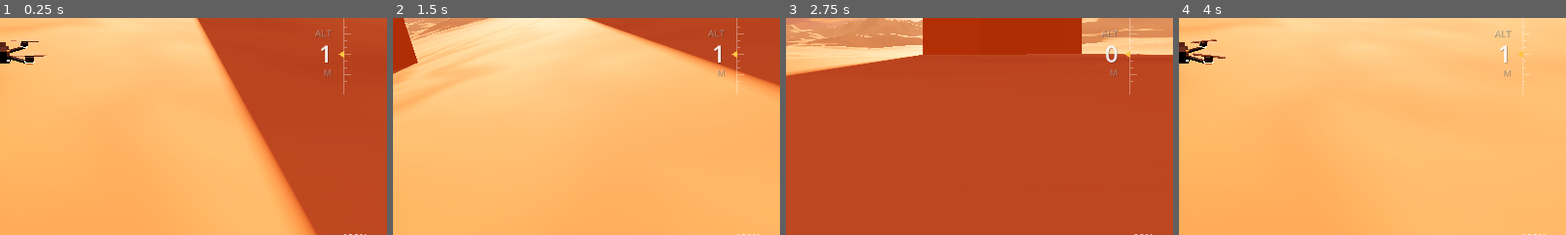
Above: before the commit, frames 1-4 (left to right).
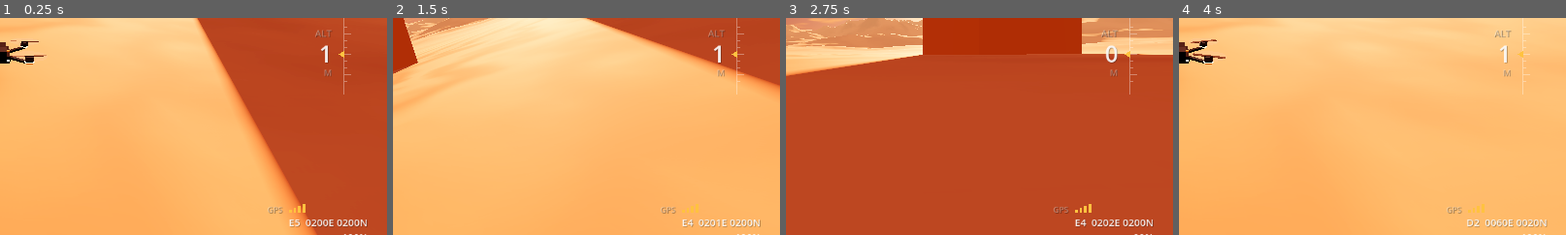
Above: after the commit, the same moments.

Repository: avdrav1/drone-sports
Game: Godot game, scene res://scenes/debug_flight.tscn
Two runs of this game, one before a commit and one after it. Both use one fixed random seed, a clock stepped at 60 frames per second and the inputs below.
Inputs (mouse positions are % of the whole screen's width and height, from its top left):
- Up to frame 1 (0.25 s): no input
- Up to frame 2 (1.5 s): click "Expert: all assists off" at 0.5 s; tap Enter (ui_accept) at 1.25 s; move the mouse to (72, 45) at 1.27 s; hold Right (roll_right) from 1.28 s (still down); hold C (cycle_camera) from 1.28 s (still down); click (72, 45) at 1.42 s
- Up to frame 3 (2.75 s): tap Enter (ui_accept) at 1.52 s; release Right (roll_right) at 2 s; release C (cycle_camera) at 2 s; drag from (30, 55) to (45, 70) at 2.02 s
- Up to frame 4 (4 s): move the mouse to (60, 28) at 2.77 s; hold Right (roll_right) 2.78-3.5 s; hold J (start_sample_job) 2.78-3.5 s; tap Enter (ui_accept) at 3.5 s; drag from (45, 70) to (20, 35) at 3.52 s
The pictures show only the part of the screen within x 50-100%, y 42-92%; the shares and areas given below are measured in that part.

The runs differ from the first frame. In frame 1, 0.7% of the frame differs, in the area x 69-95%, y 85-97%; in frame 2, 0.6%; in frame 3, 0.7%; in frame 4, 0.6%.

Commit message:
Story 10.1: Map data and GPS readout
Co-Authored-By: Claude Opus 5.5 <noreply@anthropic.com>

Diff:
--- /dev/null
+++ b/data/maps/delivery_yard.tres
@@ -0,0 +1,12 @@
+[gd_resource type="Resource" script_class="MapData" load_steps=2 format=3]
+
+[ext_resource type="Script" path="res://scripts/nav/map_data.gd" id="1_map"]
+
+[resource]
+script = ExtResource("1_map")
+title = "Delivery yard"
+bounds = Rect2(-60, -100, 120, 120)
+cell_size = 20.0
+landmarks = {
+"Yard": Vector3(0, 0, 0), "Wall": Vector3(0, 0, -25)
+}
--- /dev/null
+++ b/data/maps/sandbox.tres
@@ -0,0 +1,12 @@
+[gd_resource type="Resource" script_class="MapData" load_steps=2 format=3]
+
+[ext_resource type="Script" path="res://scripts/nav/map_data.gd" id="1_map"]
+
+[resource]
+script = ExtResource("1_map")
+title = "Sandbox"
+bounds = Rect2(-200, -200, 400, 400)
+cell_size = 50.0
+landmarks = {
+"Spawn": Vector3(0, 0, 0)
+}
--- /dev/null
+++ b/data/maps/test_loop.tres
@@ -0,0 +1,12 @@
+[gd_resource type="Resource" script_class="MapData" load_steps=2 format=3]
+
+[ext_resource type="Script" path="res://scripts/nav/map_data.gd" id="1_map"]
+
+[resource]
+script = ExtResource("1_map")
+title = "Test loop"
+bounds = Rect2(-100, -100, 120, 120)
+cell_size = 20.0
+landmarks = {
+"Start line": Vector3(0, 0, -40)
+}
--- a/scenes/debug_flight.tscn
+++ b/scenes/debug_flight.tscn
@@ -15,6 +15,8 @@
 [ext_resource type="PackedScene" path="res://scenes/world/golden_hour.tscn" id="90_world"]
 [ext_resource type="PackedScene" path="res://scenes/world/desert.tscn" id="91_desert"]
 [ext_resource type="Script" path="res://scripts/ui/flight_hud.gd" id="92_hud"]
+[ext_resource type="Script" path="res://scripts/nav/gps.gd" id="80_gps"]
+[ext_resource type="Resource" path="res://data/maps/sandbox.tres" id="81_map"]
 
 [sub_resource type="BoxShape3D" id="box_shape"]
 size = Vector3(4, 4, 4)
@@ -89,9 +91,14 @@
 chase_distance = 1.5
 chase_height = 0.45
 
+[node name="Gps" type="Node" parent="." node_paths=PackedStringArray("drone")]
+script = ExtResource("80_gps")
+map = ExtResource("81_map")
+drone = NodePath("../Drone")
+
 [node name="HUD" type="CanvasLayer" parent="."]
 
-[node name="Flight" type="Control" parent="HUD" node_paths=PackedStringArray("drone")]
+[node name="Flight" type="Control" parent="HUD" node_paths=PackedStringArray("gps", "drone")]
 layout_mode = 3
 anchors_preset = 15
 anchor_right = 1.0
@@ -100,6 +107,7 @@
 grow_vertical = 2
 mouse_filter = 2
 script = ExtResource("92_hud")
+gps = NodePath("../../Gps")
 drone = NodePath("../../Drone")
 title = "Sandbox"
 
--- a/scenes/jobs/sample_delivery.tscn
+++ b/scenes/jobs/sample_delivery.tscn
@@ -12,6 +12,9 @@
 [ext_resource type="PackedScene" path="res://scenes/world/golden_hour.tscn" id="90_world"]
 [ext_resource type="PackedScene" path="res://scenes/world/desert.tscn" id="91_desert"]
 [ext_resource type="Script" path="res://scripts/ui/flight_hud.gd" id="92_hud"]
+[ext_resource type="Script" path="res://scripts/nav/gps.gd" id="80_gps"]
+[ext_resource type="Resource" path="res://data/maps/delivery_yard.tres" id="81_map"]
+[ext_resource type="Script" path="res://scripts/nav/map_marker.gd" id="82_marker"]
 
 [sub_resource type="BoxShape3D" id="wall_shape"]
 size = Vector3(16, 8, 2)
@@ -102,6 +105,12 @@
 [node name="Target" type="Marker3D" parent="DropPad"]
 transform = Transform3D(1, 0, 0, 0, 1, 0, 0, 0, 1, 0, 1.5, 0)
 
+[node name="MapMarker" type="Node3D" parent="DropPad"]
+script = ExtResource("82_marker")
+kind = &"drop"
+label = "Drop pad"
+icon = &"square"
+
 [node name="Drone" parent="." node_paths=PackedStringArray("intent_source") instance=ExtResource("1_drone")]
 transform = Transform3D(1, 0, 0, 0, 1, 0, 0, 0, 1, 0, 1, 0)
 intent_source = NodePath("PilotInput")
@@ -114,9 +123,14 @@
 chase_distance = 1.5
 chase_height = 0.45
 
+[node name="Gps" type="Node" parent="." node_paths=PackedStringArray("drone")]
+script = ExtResource("80_gps")
+map = ExtResource("81_map")
+drone = NodePath("../Drone")
+
 [node name="HUD" type="CanvasLayer" parent="."]
 
-[node name="Flight" type="Control" parent="HUD" node_paths=PackedStringArray("drone", "runner")]
+[node name="Flight" type="Control" parent="HUD" node_paths=PackedStringArray("gps", "drone", "runner")]
 layout_mode = 3
 anchors_preset = 15
 anchor_right = 1.0
@@ -125,6 +139,7 @@
 grow_vertical = 2
 mouse_filter = 2
 script = ExtResource("92_hud")
+gps = NodePath("../../Gps")
 drone = NodePath("../../Drone")
 runner = NodePath("../../JobRunner")
 
--- a/scenes/jobs/test_race.tscn
+++ b/scenes/jobs/test_race.tscn
@@ -19,6 +19,8 @@
 [ext_resource type="Script" path="res://scripts/ui/race_hud.gd" id="17_racehud"]
 [ext_resource type="Script" path="res://scripts/ui/arcade_bezel.gd" id="18_bezel"]
 [ext_resource type="Resource" path="res://data/framing/act1.tres" id="19_act1frame"]
+[ext_resource type="Script" path="res://scripts/nav/gps.gd" id="80_gps"]
+[ext_resource type="Resource" path="res://data/maps/test_loop.tres" id="81_map"]
 
 [node name="TestRace" type="Node3D"]
 
@@ -72,9 +74,14 @@
 chase_distance = 1.5
 chase_height = 0.45
 
+[node name="Gps" type="Node" parent="." node_paths=PackedStringArray("drone")]
+script = ExtResource("80_gps")
+map = ExtResource("81_map")
+drone = NodePath("../Drone")
+
 [node name="HUD" type="CanvasLayer" parent="."]
 
-[node name="Flight" type="Control" parent="HUD" node_paths=PackedStringArray("drone", "runner")]
+[node name="Flight" type="Control" parent="HUD" node_paths=PackedStringArray("gps", "drone", "runner")]
 layout_mode = 3
 anchors_preset = 15
 anchor_right = 1.0
@@ -83,6 +90,7 @@
 grow_vertical = 2
 mouse_filter = 2
 script = ExtResource("8_hud")
+gps = NodePath("../../Gps")
 drone = NodePath("../../Drone")
 runner = NodePath("../../JobRunner")
 
--- /dev/null
+++ b/scripts/nav/gps.gd
@@ -0,0 +1,21 @@
+class_name Gps
+extends Node
+# The drone's GPS fix on a MapData grid. Signal is always full for now;
+# jamming zones (Story 10.5) will lower it. Reads only: never moves the drone.
+
+@export var map: MapData
+@export var drone: Node3D
+
+## 0 (no fix) to 1 (full).
+func signal_strength() -> float:
+	return 1.0
+
+func grid_ref() -> String:
+	return map.grid_ref(drone.global_position) if map and drone else "--"
+
+## Cell plus metres east and north, e.g. "C4  0123E 0456N".
+func readout() -> String:
+	if map == null or drone == null:
+		return "NO MAP"
+	var m := map.grid_metres(drone.global_position)
+	return "%s  %04dE %04dN" % [grid_ref(), roundi(m.x), roundi(m.y)]
--- /dev/null
+++ b/scripts/nav/map_data.gd
@@ -0,0 +1,26 @@
+class_name MapData
+extends Resource
+# A flying area as the map sees it: bounds, a GPS grid, and named landmarks.
+# The grid origin is the south-west corner of `bounds`. Columns are letters
+# running east, rows are numbers running north from 1. North is -Z.
+
+@export var title := ""
+## The area on the ground: position is the (min x, min z) corner, size in m.
+@export var bounds := Rect2(-200, -200, 400, 400)
+## Grid cell edge, m.
+@export var cell_size := 50.0
+## Landmark name -> world position.
+@export var landmarks := {}
+
+## Metres east and north of the grid origin.
+func grid_metres(p: Vector3) -> Vector2:
+	return Vector2(p.x - bounds.position.x, bounds.end.y - p.z)
+
+func cell_of(p: Vector3) -> Vector2i:
+	var m := grid_metres(p)
+	return Vector2i(floori(m.x / cell_size), floori(m.y / cell_size))
+
+## The cell as a letter and a number, e.g. "C4".
+func grid_ref(p: Vector3) -> String:
+	var c := cell_of(p)
+	return "%s%d" % [char(65 + posmod(c.x, 26)), c.y + 1]
--- /dev/null
+++ b/scripts/nav/map_marker.gd
@@ -0,0 +1,25 @@
+class_name MapMarker
+extends Node3D
+# Puts a point on the radar and the map. Jobs place these on gates, drop
+# points, and hazards, so the map itself holds no job-specific code.
+
+const GROUP := &"map_markers"
+
+## What it is: gate, drop, hazard, drone, landmark.
+@export var kind: StringName = &"landmark"
+@export var label := ""
+## Shape drawn on the radar and map: diamond, circle, triangle, square.
+@export var icon: StringName = &"diamond"
+## False keeps it off the map, e.g. a rescue target found by beacon only.
+@export var on_map := true
+
+func _enter_tree() -> void:
+	add_to_group(GROUP)
+
+## Every visible marker under `scope` (inclusive), in tree order.
+static func collect(scope: Node) -> Array[MapMarker]:
+	var out: Array[MapMarker] = []
+	for n in scope.get_tree().get_nodes_in_group(GROUP):
+		if n is MapMarker and n.on_map and (n == scope or scope.is_ancestor_of(n)):
+			out.append(n)
+	return out
--- a/scripts/race/gate.gd
+++ b/scripts/race/gate.gd
@@ -17,6 +17,11 @@
 
 func _ready() -> void:
 	_build()
+	var marker := MapMarker.new()
+	marker.name = "MapMarker"
+	marker.kind = &"gate"
+	marker.label = "Gate %d" % index
+	add_child(marker)
 
 ## Where a segment from `a` to `b` (world) crosses the opening, if it does.
 ## Returns 1 for a forward pass, -1 backward, 0 for no pass.
--- a/scripts/ui/flight_hud.gd
+++ b/scripts/ui/flight_hud.gd
@@ -1,13 +1,16 @@
 class_name FlightHud
 extends Control
 # Thin-line flight HUD: compass tape at top, speed and altitude at the sides,
-# job panel at top left, assists at bottom left, battery at bottom right.
+# job panel at top left, assists at bottom left, battery at bottom right,
+# GPS fix above the battery.
 # Reads the drone and an optional JobRunner; draws everything in _draw.
 # Heading: 0 is north (-Z), 90 east (+X), 270 west.
 
 @export var drone: Drone
 ## Optional. When set, the panel shows its job and objectives.
 @export var runner: JobRunner
+## Optional. When set, shows the GPS signal and grid reference.
+@export var gps: Gps
 ## Panel title when there is no runner.
 @export var title := ""
 ## Panel subtitle when there is no runner, e.g. the assist preset.
@@ -76,6 +79,8 @@
 	_draw_panel(Vector2(28.0, 26.0))
 	_draw_assists(Vector2(28.0, s.y - 34.0))
 	_draw_battery(Vector2(s.x - 28.0, s.y - 34.0))
+	if gps:
+		_draw_gps(Vector2(s.x - 28.0, s.y - 76.0))
 
 func _text(at: Vector2, t: String, size_px: int, color: Color, align := HORIZONTAL_ALIGNMENT_LEFT, width := -1.0) -> void:
 	draw_string(font, at + Vector2(1, 1), t, align, width, size_px, SHADOW)
@@ -160,3 +165,13 @@
 	_text(Vector2(at.x - 60, at.y - 12), "%d%%" % roundi(pct * 100.0), 15, LINE, HORIZONTAL_ALIGNMENT_RIGHT, 60)
 	draw_rect(Rect2(at.x - w, at.y, w, 4), Color(1, 1, 1, 0.15))
 	draw_rect(Rect2(at.x - w, at.y, w * pct, 4), ACCENT if pct > 0.2 else Color(1, 0.3, 0.2))
+
+## Signal bars, then the grid reference, right-aligned at `at`.
+func _draw_gps(at: Vector2) -> void:
+	var strength := gps.signal_strength()
+	_text(Vector2(at.x - 150, at.y - 12), "GPS", 12, DIM)
+	for i in 4:
+		var h := 4.0 + i * 3.0
+		var lit := strength > i / 4.0
+		draw_rect(Rect2(at.x - 118 + i * 7, at.y - 12 - h, 4, h), ACCENT if lit else Color(1, 1, 1, 0.15))
+	_text(Vector2(at.x - 200, at.y + 8), gps.readout(), 15, LINE, HORIZONTAL_ALIGNMENT_RIGHT, 200)
--- /dev/null
+++ b/tests/test_map_data.gd
@@ -0,0 +1,81 @@
+extends RefCounted
+# Story 10.1: map data and GPS readout. The grid reads true, markers collect
+# with hidden ones left out, and every flying scene loads a map.
+
+const Sim = preload("res://tests/sim.gd")
+
+func _map() -> MapData:
+	var m := MapData.new()
+	m.bounds = Rect2(-100, -100, 200, 200)
+	m.cell_size = 50.0
+	return m
+
+func test_grid_ref_reads_known_point() -> bool:
+	var m := _map()
+	# 30 m east and 20 m north of the south-west corner (-100, z 100).
+	var p := Vector3(-70, 12, 80)
+	var metres := m.grid_metres(p)
+	# 160 m east, 170 m north: column D, row 4.
+	var q := Vector3(60, 0, -70)
+	return metres.is_equal_approx(Vector2(30, 20)) and m.grid_ref(p) == "A1" and m.grid_ref(q) == "D4"
+
+func test_grid_cell_changes_at_boundary() -> bool:
+	var m := _map()
+	# x = -50 is the A/B column boundary; z = 50 is the 1/2 row boundary.
+	return m.grid_ref(Vector3(-50.01, 0, 60)) == "A1" and m.grid_ref(Vector3(-49.99, 0, 60)) == "B1" \
+		and m.grid_ref(Vector3(-60, 0, 50.01)) == "A1" and m.grid_ref(Vector3(-60, 0, 49.99)) == "A2"
+
+func test_gps_reads_drone_position() -> bool:
+	var d := Node3D.new()
+	Sim.add(d)
+	d.global_position = Vector3(-70, 12, 80)
+	var gps := Gps.new()
+	gps.map = _map()
+	gps.drone = d
+	var ok := gps.grid_ref() == "A1" and gps.readout() == "A1  0030E 0020N" and gps.signal_strength() == 1.0
+	d.free()
+	gps.free()
+	return ok
+
+func test_collect_skips_hidden_markers() -> bool:
+	var root := Node3D.new()
+	var shown := MapMarker.new()
+	shown.kind = &"drop"
+	var hidden := MapMarker.new()
+	hidden.kind = &"rescue"
+	hidden.on_map = false
+	var nested := Node3D.new()
+	var deep := MapMarker.new()
+	deep.kind = &"hazard"
+	root.add_child(shown)
+	root.add_child(hidden)
+	root.add_child(nested)
+	nested.add_child(deep)
+	Sim.add(root)
+	var outside := Sim.add(MapMarker.new())
+	var found := MapMarker.collect(root)
+	root.free()
+	outside.free()
+	return found == [shown, deep]
+
+func test_scenes_load_a_map() -> bool:
+	var ok := true
+	for path in ["res://scenes/debug_flight.tscn", "res://scenes/jobs/sample_delivery.tscn", "res://scenes/jobs/test_race.tscn"]:
+		var scene: Node = Sim.add(load(path).instantiate())
+		await Sim.process_frames(1)
+		var gps: Gps = scene.get_node("Gps")
+		var hud: FlightHud = scene.get_node("HUD/Flight")
+		ok = ok and gps.map != null and hud.gps == gps and gps.readout() != "NO MAP"
+		scene.free()
+	return ok
+
+func test_job_markers_are_on_the_map() -> bool:
+	var delivery: Node = Sim.add(load("res://scenes/jobs/sample_delivery.tscn").instantiate())
+	await Sim.process_frames(1)
+	var drops := MapMarker.collect(delivery).filter(func(m): return m.kind == &"drop")
+	delivery.free()
+	var race: Node = Sim.add(load("res://scenes/jobs/test_race.tscn").instantiate())
+	await Sim.process_frames(1)
+	var gates := MapMarker.collect(race).filter(func(m): return m.kind == &"gate")
+	race.free()
+	return drops.size() == 1 and gates.size() == 8
Not shown, added: scripts/nav/gps.gd.uid
Not shown, added: scripts/nav/map_data.gd.uid
Not shown, added: scripts/nav/map_marker.gd.uid
Not shown, added: tests/test_map_data.gd.uid
Not shown, changed: docs/BACKLOG.md
